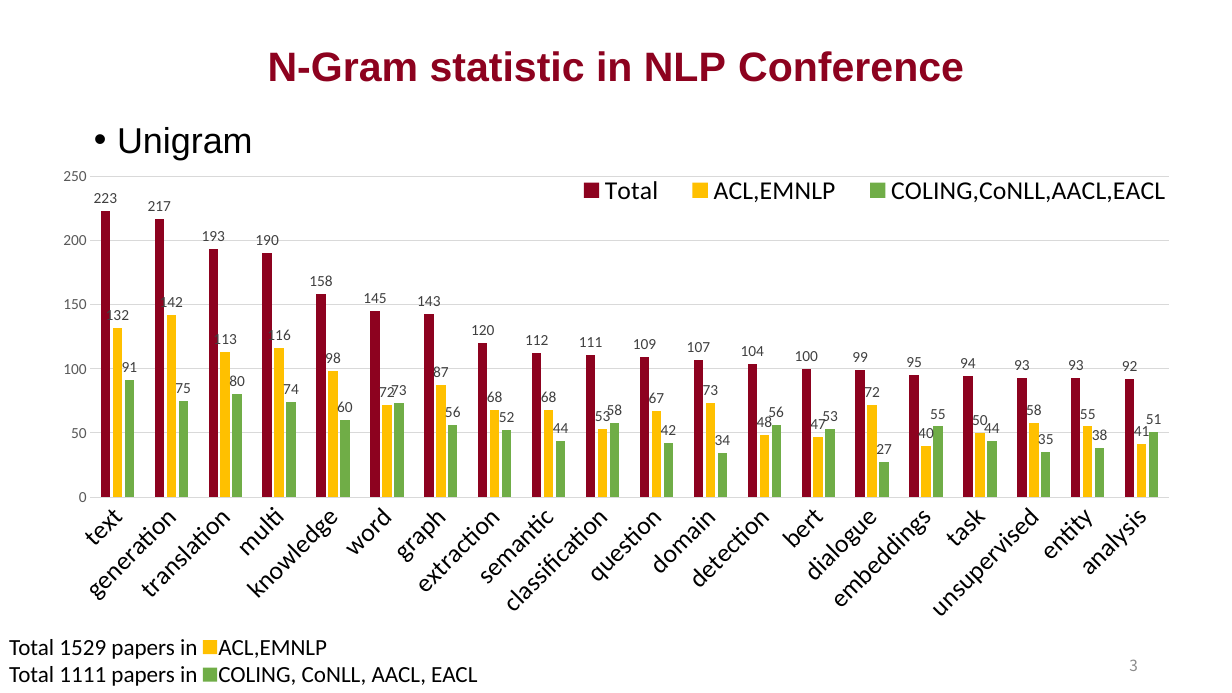
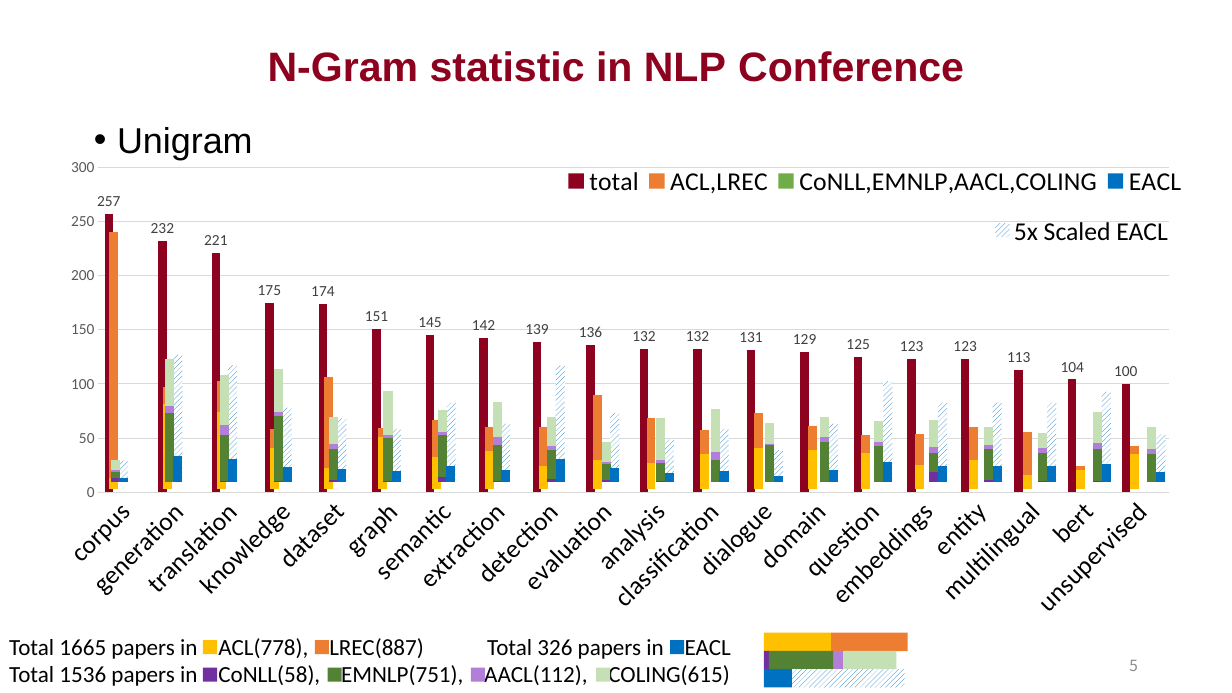
Before and after one commit to whitepurple/Simple-NGram, a slide deck: slide 5 of Title analysis of top-tier conference accepted papers.pptx (slide 3 before the commit). Drawn at 1232x693 pixels with LibreOffice and Linux fonts; fonts in the diff are those of the drawing. Boxes give left, top, right and bottom in pixels: in the first picture for what was removed or moved away, otherwise in the second. Text is boxed around its words. In the diff, an @@ line names an element or a change of style, - is before the commit and + after.

Commit message:
Update ngram statistics

```diff
--- a/Title analysis of top-tier conference accepted papers.pptx
+++ b/Title analysis of top-tier conference accepted papers.pptx
@@ column chart at [41,149,1192,628] @@
-categories: text, generation, translation, multi, knowledge, word, graph, extraction, semantic, classification, question, domain, detection, bert, dialogue, embeddings, task, unsupervised, entity, analysis
+categories: corpus, generation, translation, knowledge, dataset, graph, semantic, extraction, detection, evaluation, analysis, classification, dialogue, domain, question, embeddings, entity, multilingual, bert, unsupervised
-Total: 223, 217, 193, 190, 158, 145, 143, 120, 112, 111, 109, 107, 104, 100, 99, 95, 94, 93, 93, 92
+total: 257, 232, 221, 175, 174, 151, 145, 142, 139, 136, 132, 132, 131, 129, 125, 123, 123, 113, 104, 100
-ACL,EMNLP: 132, 142, 113, 116, 98, 72, 87, 68, 68, 53, 67, 73, 48, 47, 72, 40, 50, 58, 55, 41
+ACL,LREC: -, -, -, -, -, -, -, -, -, -, -, -, -, -, -, -, -, -, -, -
@@ colour of ACL,LREC #FFC000 to #ED7D31 @@
-COLING,CoNLL,AACL,EACL: 91, 75, 80, 74, 60, 73, 56, 52, 44, 58, 42, 34, 56, 53, 27, 55, 44, 35, 38, 51
+CoNLL,EMNLP,AACL,COLING: -, -, -, -, -, -, -, -, -, -, -, -, -, -, -, -, -, -, -, -
+EACL: -, -, -, -, -, -, -, -, -, -, -, -, -, -, -, -, -, -, -, -
@@ bar spacing changed @@
@@ column chart: place and size @@
-column chart at [41,158,1192,633]
+column chart at [41,149,1192,628]
@@ column stacked chart added at [65,150,1184,496] @@
+categories: 1, 2, 3, 4, 5, 6, 7, 8, 9, 10, 11, 12, 13, 14, 15, 16, 17, 18, 19, 20
+Series 1: -, -, -, -, -, -, -, -, -, -, -, -, -, -, -, -, -, -, -, -
+Series 2: 10, 77, 70, 37, 19, 47, 29, 34, 21, 26, 24, 32, 37, 35, 33, 22, 26, 13, 17, 32
+Series 3: 222, 15, 28, 17, 82, 8, 33, 22, 35, 59, 40, 21, 32, 22, 16, 28, 30, 39, 4, 7
+Series 4: -, -, -, -, -, -, -, -, -, -, -, -, -, -, -, -, -, -, -, -
@@ column stacked chart added at [75,150,1193,496] @@
+categories: 1, 2, 3, 4, 5, 6, 7, 8, 9, 10, 11, 12, 13, 14, 15, 16, 17, 18, 19, 20
+Series 1: 6, 0, 2, 2, 3, 2, 8, 2, 5, 3, 2, 0, 0, 0, 0, 14, 3, 2, 2, 0
+Series 2: 8, 100, 66, 94, 45, 62, 60, 52, 42, 23, 26, 32, 54, 58, 52, 28, 45, 40, 46, 40
+Series 3: 3, 11, 15, 6, 8, 5, 5, 11, 6, 3, 5, 11, 2, 6, 6, 9, 6, 8, 9, 8
+Series 4: 15, 68, 72, 63, 38, 65, 32, 51, 42, 29, 60, 63, 31, 29, 29, 38, 26, 22, 45, 32
@@ column stacked chart added at [83,150,1202,496] @@
+categories: 1, 2, 3, 4, 5, 6, 7, 8, 9, 10, 11, 12, 13, 14, 15, 16, 17, 18, 19, 20
+Series 1: 17, 100, 92, 58, 50, 42, 62, 46, 92, 54, 33, 42, 25, 46, 79, 62, 62, 62, 71, 38
@@ column stacked chart added at [83,150,1202,496] @@
+categories: 1, 2, 3, 4, 5, 6, 7, 8, 9, 10, 11, 12, 13, 14, 15, 16, 17, 18, 19, 20
+Series 1: 17, 100, 92, 58, 50, 42, 62, 46, 92, 54, 33, 42, 25, 46, 79, 62, 62, 62, 71, 38
@@ rectangle added at [995,223,1009,237], fill pattern #0070C0 on #FFFFFF @@
@@ text added at [1014,222,1167,241], 20 pt, text #000000 @@
+5x Scaled EACL
@@ text at [9,638,729,686]: text changed @@
-Total 1529 papers in ACL,EMNLP
-Total 1111 papers in COLING, CoNLL, AACL, EACL
+Total 1665 papers in ACL(778), LREC(887)
+Total 1536 papers in CoNLL(58), EMNLP(751), AACL(112), COLING(615)
@@ text added at [487,639,731,659], 18 pt, text #000000 @@
+Total 326 papers in EACL
@@ rectangle added at [670,640,684,654], fill #0070C0 @@
@@ rectangle at [203,668,217,682]: fill #70AD47 to #7030A0 @@
@@ group added at [315,640,610,682]: 4 rectangles @@
@@ group added at [764,633,908,688]: 8 rectangles @@
@@ page number at [1129,660,1138,671]: text changed @@
-3
+5
```
Also in this commit, not shown: 12 other slides changed, 3 slides added, 2 slides removed, 1 other file.
